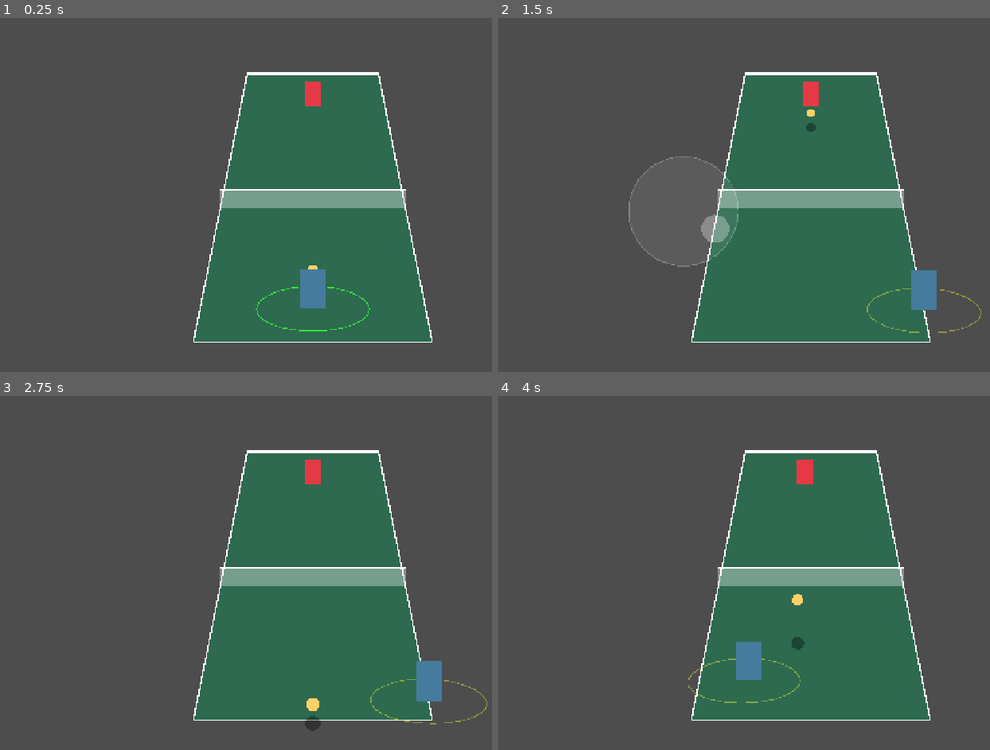
Above: before the commit, frames 1-4 (two rows, left to right).
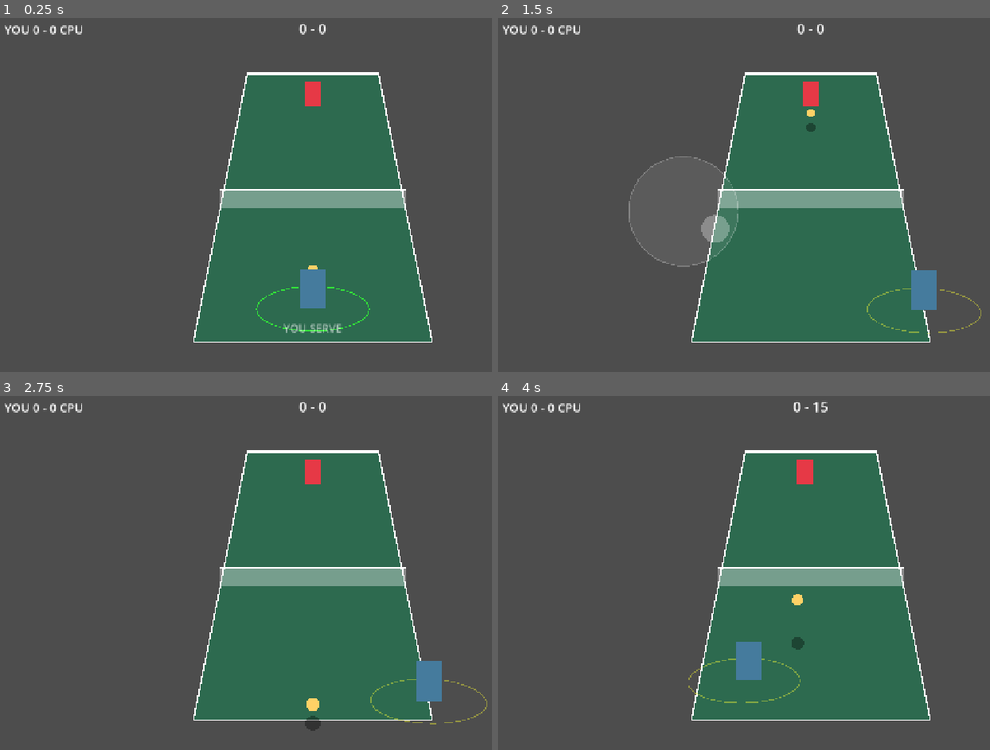
Above: after the commit, the same moments.

Repository: slamcoderpt/TennisGame
Game: Godot game, scene res://src/view/match.tscn
Two runs of this game, one before a commit and one after it. Both use one fixed random seed, a clock stepped at 60 frames per second and the inputs below.
Inputs (mouse positions are in pixels of both pictures, inside the frame that each line leads up to):
- Up to frame 1 (0.25 s): no input
- Up to frame 2 (1.5 s): tap Enter (ui_accept) at 0.5, 0.77 s; move the mouse to (950, 173) at 0.52 s; hold Right (ui_right) 0.53-1.25 s; click (950, 173) at 0.67 s; drag from (684, 209) to (778, 265) at 1.27 s
- Up to frame 3 (2.75 s): move the mouse to (378, 491) at 2.02 s; hold Right (ui_right) from 2.03 s (still down)
- Up to frame 4 (4 s): release Right (ui_right) at 2.75 s; drag from (778, 643) to (621, 516) at 2.77 s; move the mouse to (outside the picture) at 3.52 s; hold Left (ui_left) from 3.53 s (still down); tap Enter (ui_accept) at 3.77 s

The runs differ from the first frame. In frame 1, 0.4% of the frame differs, in the area x 0-70%, y 1-89%; in frame 2, 0.2%; in frame 3, 0.2%; in frame 4, 0.3%.

Commit message:
feat: score HUD, event messages and match restart
Co-Authored-By: Claude Opus 4.8 <noreply@anthropic.com>

Diff:
--- a/src/view/court_view.gd
+++ b/src/view/court_view.gd
@@ -40,7 +40,7 @@
 func _draw_reach(p) -> void:
 	var b = sim.ball
 	# Mirror the sim's _try_hit conditions so the green light never lies.
-	var incoming: bool = not b.in_play or signf(b.vel.y) == float(p.side)
+	var incoming: bool = not b.in_play or (signf(b.vel.y) == float(p.side) and not sim.is_serve)
 	var hittable: bool = incoming and b.pos.distance_to(p.pos) <= CourtSim.REACH and b.height <= CourtSim.MAX_HIT_HEIGHT
 	var color := REACH_OK_COLOR if hittable else REACH_WAIT_COLOR
 	var pts := PackedVector2Array()
--- /dev/null
+++ b/src/view/hud.gd
@@ -0,0 +1,25 @@
+extends Node2D
+
+const NAMES := ["YOU", "CPU"]
+
+var sim = null
+
+func render(s) -> void:
+	sim = s
+	queue_redraw()
+
+func _draw() -> void:
+	if sim == null:
+		return
+	var font := ThemeDB.fallback_font
+	var games := "%s %d - %d %s" % [NAMES[0], sim.score.games[0], sim.score.games[1], NAMES[1]]
+	draw_string(font, Vector2(20, 40), games, HORIZONTAL_ALIGNMENT_LEFT, -1, 24, Color.WHITE)
+	var points := "%s - %s" % [sim.score.score_text(0), sim.score.score_text(1)]
+	draw_string(font, Vector2(540, 40), points, HORIZONTAL_ALIGNMENT_CENTER, 200, 28, Color.WHITE)
+	if sim.score.match_winner != -1:
+		var msg := "%s WINS! (hit to restart)" % NAMES[sim.score.match_winner]
+		draw_string(font, Vector2(340, 300), msg, HORIZONTAL_ALIGNMENT_CENTER, 600, 40, Color.YELLOW)
+	elif sim.last_event != "":
+		draw_string(font, Vector2(340, 300), sim.last_event, HORIZONTAL_ALIGNMENT_CENTER, 600, 36, Color.ORANGE)
+	elif not sim.ball.in_play and sim.pause_ticks == 0:
+		draw_string(font, Vector2(490, 640), "%s SERVE" % NAMES[sim.server], HORIZONTAL_ALIGNMENT_CENTER, 300, 22, Color(1, 1, 1, 0.6))
--- a/src/view/match.gd
+++ b/src/view/match.gd
@@ -2,22 +2,32 @@
 
 const CourtSim := preload("res://src/sim/court_sim.gd")
 const CourtView := preload("res://src/view/court_view.gd")
+const Hud := preload("res://src/view/hud.gd")
 const PlayerInput := preload("res://src/input/player_input.gd")
 const WallAI := preload("res://src/ai/wall_ai.gd")
 
 var sim := CourtSim.new()
 var view: Node2D
+var hud: Node2D
 var player_input: Node2D
 var ai := WallAI.new()
 
 func _ready() -> void:
 	view = CourtView.new()
 	add_child(view)
+	hud = Hud.new()
+	add_child(hud)
 	player_input = PlayerInput.new()
 	add_child(player_input)
 
 func _physics_process(_delta: float) -> void:
-	sim.tick([player_input.consume_frame(), ai.frame(sim)])
+	var frame = player_input.consume_frame()
+	if sim.score.match_winner != -1:
+		if frame.hit_pressed:
+			sim = CourtSim.new()
+		return
+	sim.tick([frame, ai.frame(sim)])
 
 func _process(_delta: float) -> void:
 	view.render(sim)
+	hud.render(sim)
